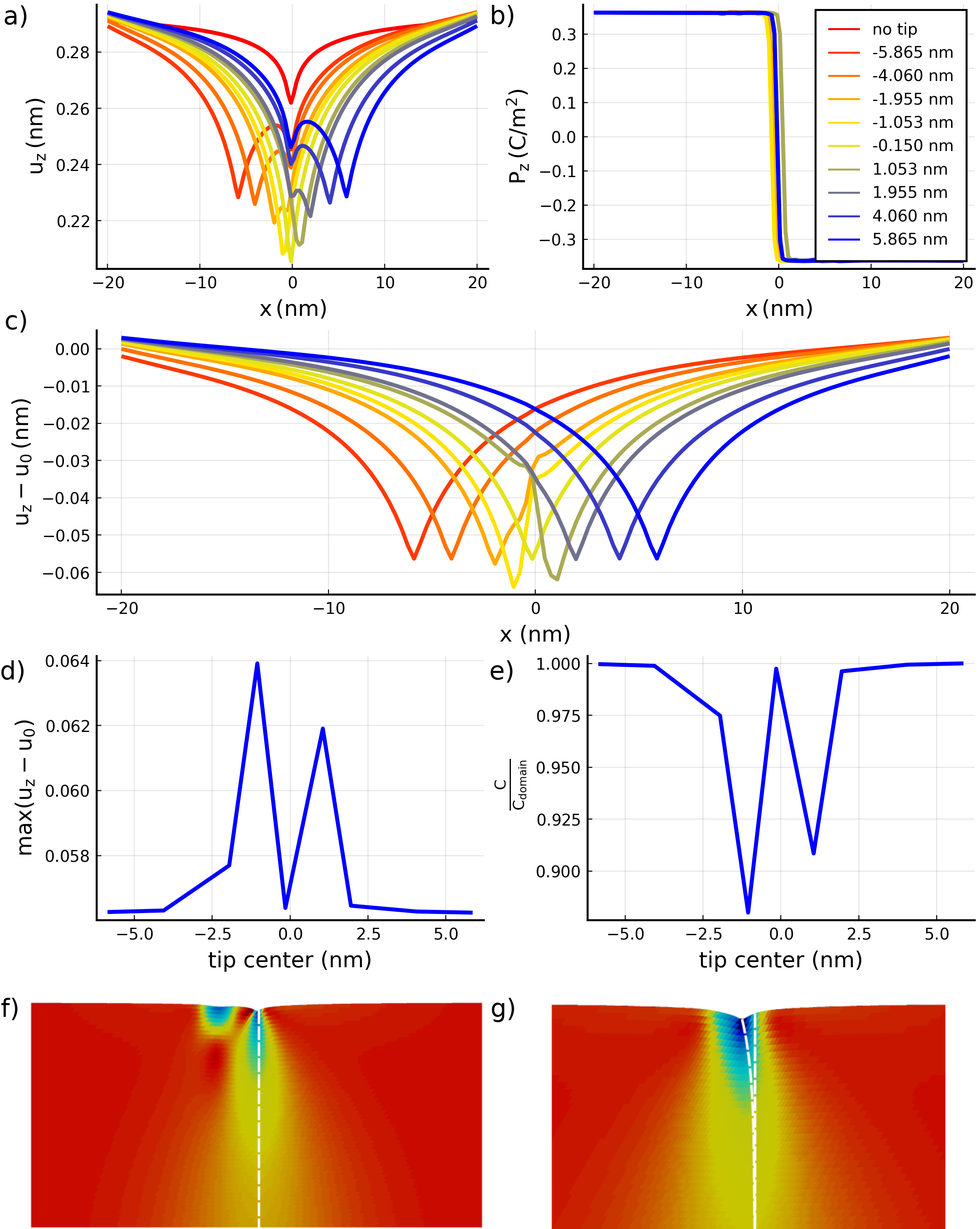
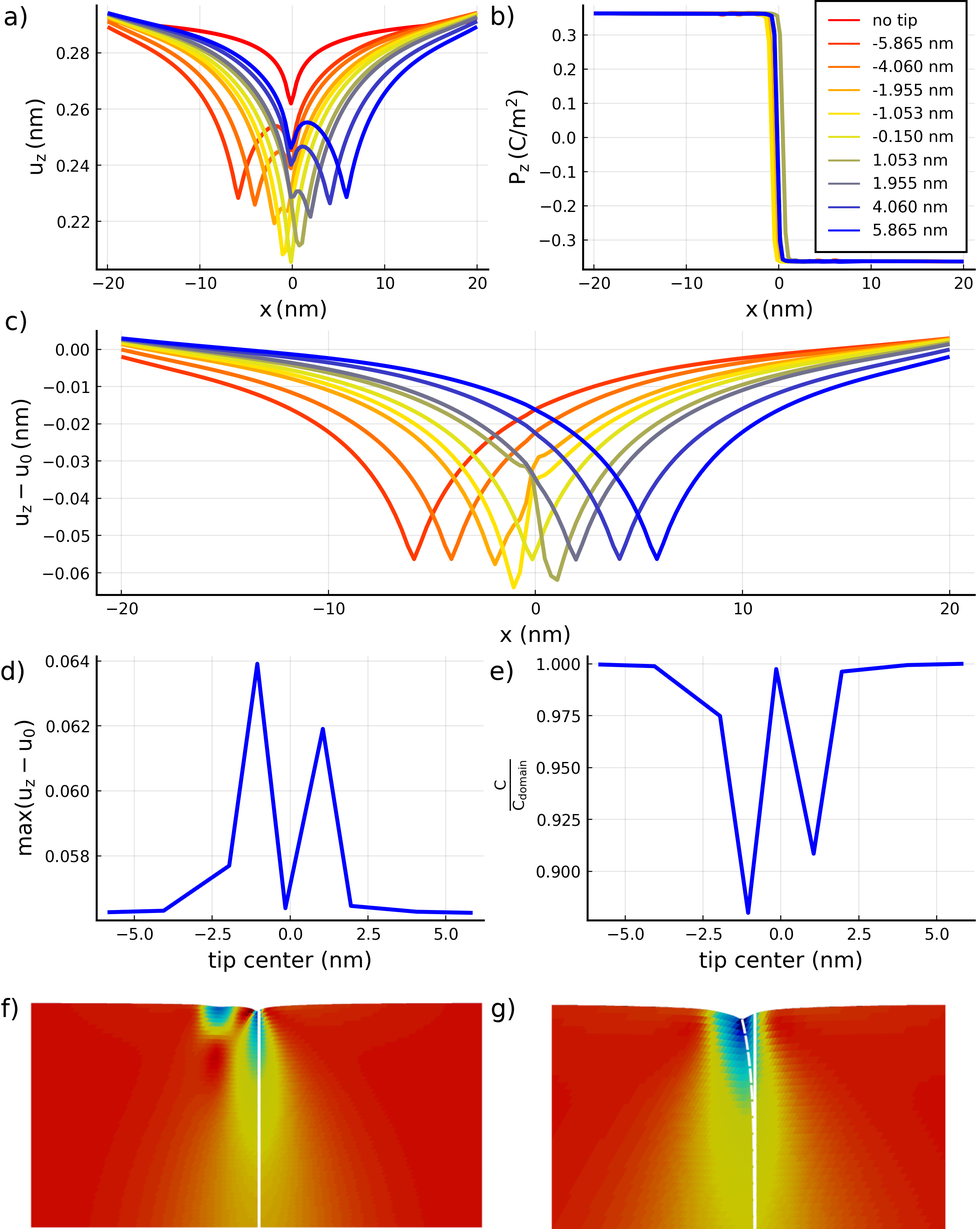
Layered file, before and after one edit (979 × 1229). Changes by layer:
moved "Pasted Layer" above "Pasted Layer #1", painted on it over [551, 256, 965, 1213]
painted on "Pasted Layer #1" over [257, 1022, 261, 1221]
removed layer "g)" over [496, 1002, 500, 1018]
removed layer "f)" over [6, 997, 10, 1002]
painted on "2D_bending.png" over [4, 0, 976, 1221]
